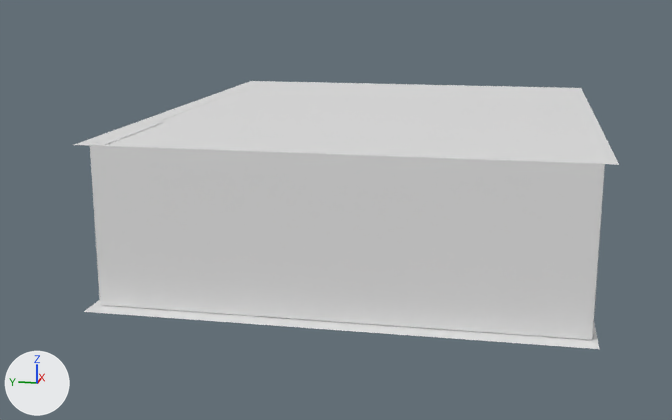
Before and after pictures for a commit that changed the Blender file ClusterCreatorKitTemplate-master/Assets/校舎中 ワールド/教室4.blend.
One viewpoint serves both versions: a camera (50 mm lens) standing at (-39.6, -6.3, 11.6) and looking at (1.4, 1.9, 1.4). The lights are fixed; the arrows at lower left show +X, +Y and +Z.

Script lines for the objects in view, before the commit:
```python
me_平面 = bpy.data.meshes.new('平面')
me_平面.from_pydata(...)  # 4 vertices, 1 face; spans x -1.0..1.0, y -1.0..1.0, z 0.0
# before: 0 (-1.0, -1.0, 0.0) at pixel (619, 164), 1 (1.0, -1.0, 0.0) at pixel (581, 87), 2 (-1.0, 1.0, 0.0) at pixel (73, 144), 3 (1.0, 1.0, 0.0) at pixel (250, 80)
me_平面_006 = bpy.data.meshes.new('平面.006')
me_平面_006.from_pydata(...)  # 42 vertices, 30 faces; spans x -1.0, y -1.0..1.0, z 0.0..0.67
me_平面_032 = bpy.data.meshes.new('平面.032')
me_平面_032.from_pydata(...)  # 4 vertices, 1 face; spans x -1.0..1.0, y -1.0..1.0, z 0.0
# before: 0 (-1.0, -1.0, 0.0), 1 (1.0, -1.0, 0.0) at pixel (83, 311), 2 (-1.0, 1.0, 0.0), 3 (1.0, 1.0, 0.0) at pixel (599, 349)
ob_平面_006 = bpy.data.objects.new('平面.006', me_平面_006)
ob_平面_006.location = (2.14, -0.08, -0.06)
ob_平面_006.scale = (11.2, 8.86, 8.98)
ob_平面_021 = bpy.data.objects.new('平面.021', me_平面)
ob_平面_021.location = (2.38, 0.05, 5.93)
ob_平面_021.scale = (11.3, 9.45, 13.7)
ob_平面_022 = bpy.data.objects.new('平面.022', me_平面_032)
ob_平面_022.location = (2.11, -0.01, -0.09)
ob_平面_022.scale = (-11.9, -9.12, -16.3)
```
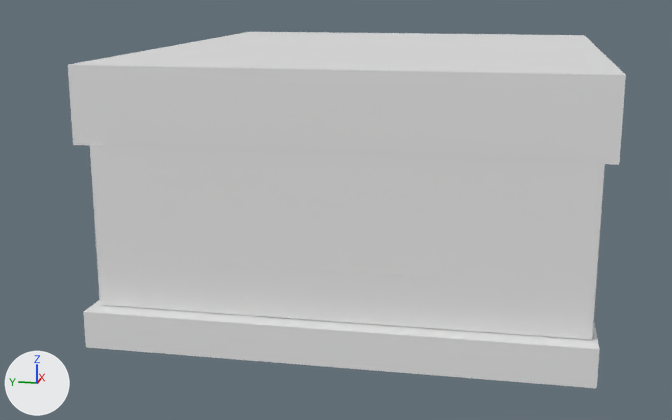
Pixel boxes [x1, y1, x2, y2] of what changed, in the pictures (672 x 420 px):
'平面.021', reshaped (58% taller)
    before: [74, 81, 619, 165]
    after: [68, 32, 626, 165]
'平面.022', reshaped
    before: [84, 300, 599, 349]
    after: [83, 300, 600, 388]

Diff of the bpy script that builds the scene:
```diff
--- a/ClusterCreatorKitTemplate-master/Assets/校舎中 ワールド/教室4.blend.py
+++ b/ClusterCreatorKitTemplate-master/Assets/校舎中 ワールド/教室4.blend.py
@@ me_平面 @@
 me_平面.from_pydata(...)  # 4 vertices, 1 face; spans x -1.0..1.0, y -1.0..1.0, z 0.0
 # used by ob_平面_021; location = (2.38, 0.05, 5.93); scale = (11.3, 9.45, 13.7)
 # verts and faces of me_平面; kept vertices keep their numbers, new ones are numbered from 4
+# me_平面 part 1
+delete_faces([(0, 1, 3, 2)])
+for new, old in zip([*range(4, 8)], [*range(0, 4)]): verts[new] = verts[old] + (0.0, 0.0, 0.21)
+faces += [(0, 2, 3, 1), (4, 5, 7, 6), (1, 3, 7, 5), (0, 4, 6, 2), (2, 6, 7, 3), (0, 1, 5, 4)]
@@ me_平面_032 @@
 me_平面_032.from_pydata(...)  # 4 vertices, 1 face; spans x -1.0..1.0, y -1.0..1.0, z 0.0
 # used by ob_平面_022; location = (2.11, -0.01, -0.09); scale = (-11.9, -9.12, -16.3)
 # verts and faces of me_平面_032; kept vertices keep their numbers, new ones are numbered from 4
+# me_平面_032 part 2
+delete_faces([(0, 1, 3, 2)])
+for new, old in zip([*range(4, 8)], [*range(0, 4)]): verts[new] = verts[old] + (0.0, 0.0, 0.09)
+faces += [(0, 2, 3, 1), (4, 5, 7, 6), (0, 1, 5, 4), (1, 3, 7, 5), (0, 4, 6, 2), (2, 6, 7, 3)]
```
